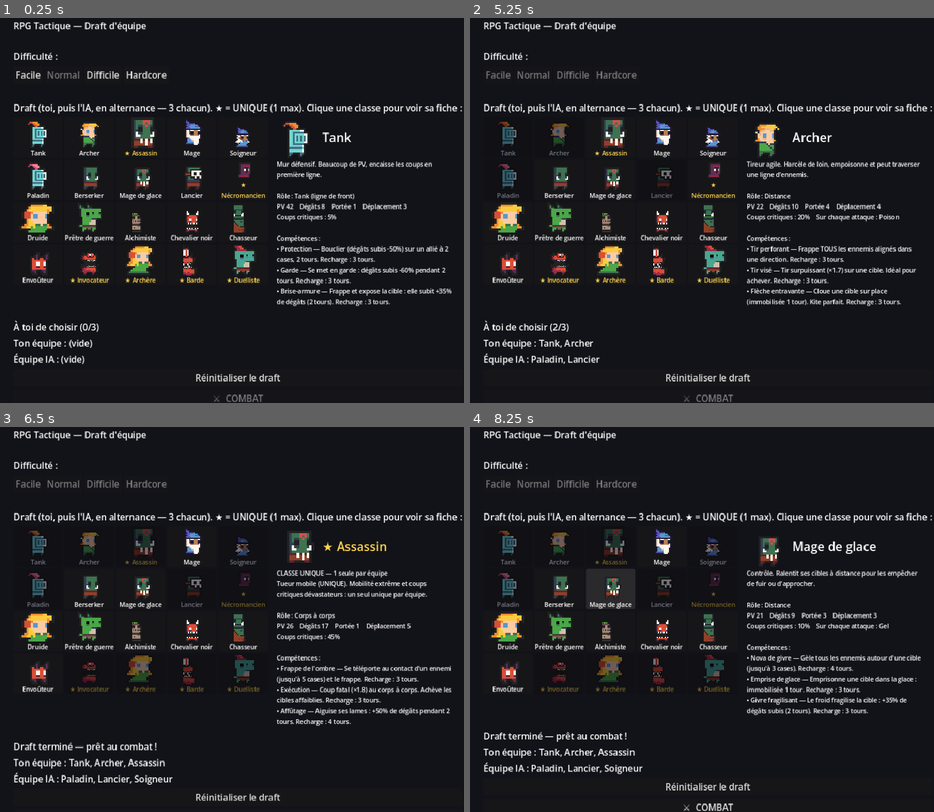
Above: before the commit, frames 1-4 (two rows, left to right).
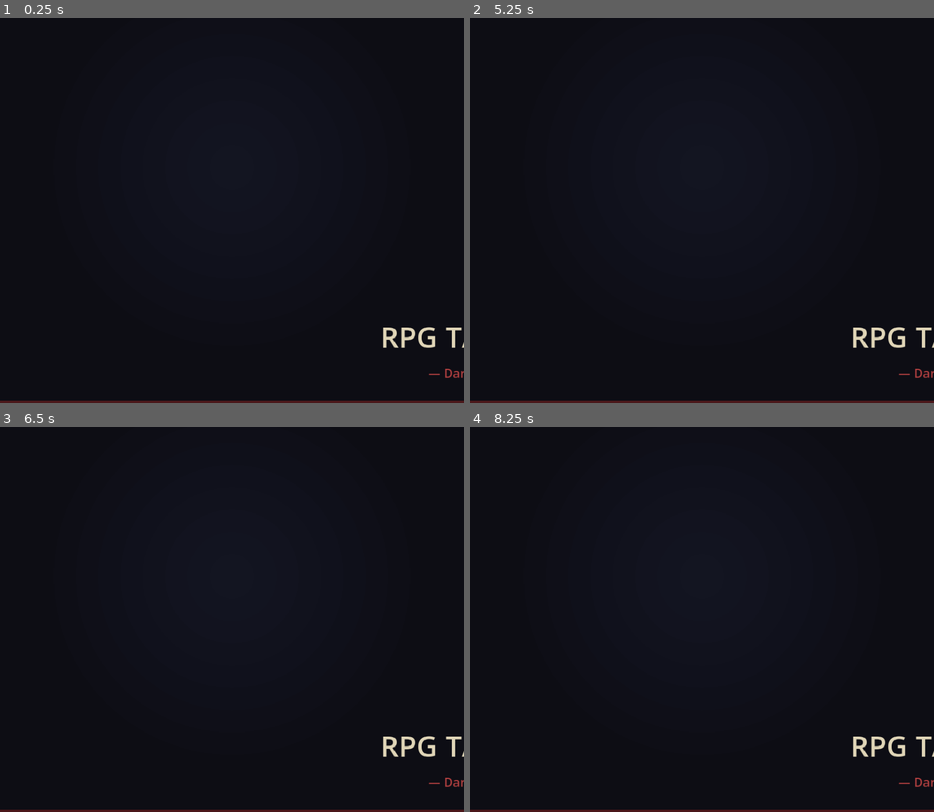
Above: after the commit, the same moments.

Repository: bodji27200-web/mon-jeux-video-
Game: Godot game, scene res://Title.tscn
Same seed, same stepped clock (60 frames per second), same inputs: the game is played once before the commit and once after it. Before the commit the project starts from res://TeamSelect.tscn.
Inputs (mouse positions are in pixels of both pictures, inside the frame that each line leads up to):
- Up to frame 1 (0.25 s): no input
- Up to frame 2 (5.25 s): click (497, 75) at 0.5 s, where only the run before the commit has a clickable "Facile"; click (534, 75) at 1.25 s, where only the run before the commit has a clickable "Normal"; click (572, 75) at 2 s, where only the run before the commit has a clickable "Difficile"; click (534, 75) at 2.75 s, where only the run before the commit has a clickable "Normal"; click (618, 75) at 3.5 s, where only the run before the commit has a clickable "Hardcore"; click (507, 137) at 4.27 s; click (558, 137) at 5.02 s
- Up to frame 3 (6.5 s): click (139, 546) at 5.77 s
- Up to frame 4 (8.25 s): click (660, 546) at 6.52 s; click (558, 588) at 7.27 s; click (609, 588) at 8.02 s

The runs differ from the first frame. In frame 1, 11% of the frame differs, in the area x 0-100%, y 0-100%; in frame 2, 11%; in frame 3, 11%; in frame 4, 12%.

Commit message:
Écran-titre + réglages audio (volumes Master/Musique/Effets)
- Title.gd/.tscn : nouvel écran d'accueil (scène de démarrage) avec titre
  stylisé, boutons Jouer / Réglages / Quitter, fond dessiné (aucun asset).
- Panneau Réglages intégré : 3 sliders de volume pilotés en direct via
  l'AudioServer, persistés dans user://settings.cfg.
- default_bus_layout.tres : bus Master / Music / SFX (prêts pour les sons).
- GameData : chargement/sauvegarde des réglages + application au démarrage.
- TeamSelect : bouton "← Menu principal" pour revenir à l'accueil.

Flux : Title → TeamSelect → Combat → (Menu/Rejouer).

Diff:
--- a/GameData.gd
+++ b/GameData.gd
@@ -444,3 +444,39 @@
 var difficulty := "normal"
 var player_team: Array = ["tank"]
 var ai_team: Array = ["archer"]
+
+# --- Réglages audio (persistés dans user://settings.cfg) ---
+# Volumes 0.0 → 1.0 par bus, convertis en dB et appliqués à l'AudioServer.
+const SETTINGS_PATH := "user://settings.cfg"
+var volumes := {"Master": 0.9, "Music": 0.7, "SFX": 1.0}
+
+
+func _ready() -> void:
+	load_settings()
+	for bus in volumes:
+		apply_volume(bus, float(volumes[bus]))
+
+
+# Applique un volume linéaire (0..1) au bus nommé (mute total si <= 0).
+func apply_volume(bus_name: String, v: float) -> void:
+	volumes[bus_name] = v
+	var idx := AudioServer.get_bus_index(bus_name)
+	if idx < 0:
+		return
+	AudioServer.set_bus_mute(idx, v <= 0.001)
+	AudioServer.set_bus_volume_db(idx, linear_to_db(clampf(v, 0.0001, 1.0)))
+
+
+func save_settings() -> void:
+	var cfg := ConfigFile.new()
+	for bus in volumes:
+		cfg.set_value("audio", bus, volumes[bus])
+	cfg.save(SETTINGS_PATH)
+
+
+func load_settings() -> void:
+	var cfg := ConfigFile.new()
+	if cfg.load(SETTINGS_PATH) != OK:
+		return
+	for bus in volumes:
+		volumes[bus] = float(cfg.get_value("audio", bus, volumes[bus]))
--- a/TeamSelect.gd
+++ b/TeamSelect.gd
@@ -104,6 +104,11 @@
 	root.add_child(_team_label)
 	_ai_label = Label.new()
 	root.add_child(_ai_label)
+
+	var menu_btn := Button.new()
+	menu_btn.text = "← Menu principal"
+	menu_btn.pressed.connect(func(): get_tree().change_scene_to_file("res://Title.tscn"))
+	root.add_child(menu_btn)
 
 	var reset := Button.new()
 	reset.text = "Réinitialiser le draft"
--- /dev/null
+++ b/Title.gd
@@ -0,0 +1,144 @@
+extends Control
+
+# Écran-titre : titre stylisé, boutons Jouer / Réglages / Quitter, et un panneau
+# de réglages (volumes Master / Musique / Effets) en superposition. Tout est
+# construit en code (aucun asset externe), cohérent avec le reste du projet.
+
+const BUS_LABELS := {"Master": "Volume général", "Music": "Musique", "SFX": "Effets"}
+
+var _settings_panel: PanelContainer
+
+
+func _ready() -> void:
+	set_anchors_preset(Control.PRESET_FULL_RECT)
+	_build_menu()
+	_build_settings()
+
+
+# --- Fond dessiné (dégradé sombre + quelques runes) ---
+func _draw() -> void:
+	var s := size
+	draw_rect(Rect2(Vector2.ZERO, s), Color(0.05, 0.05, 0.08))
+	# Halo central froid.
+	for i in range(8, 0, -1):
+		var r := float(i) / 8.0
+		draw_circle(s * Vector2(0.5, 0.40), 320.0 * r,
+				Color(0.12, 0.14, 0.22, 0.06))
+	# Liseré bas.
+	draw_rect(Rect2(0, s.y - 4, s.x, 4), Color(0.45, 0.12, 0.12, 0.6))
+
+
+func _build_menu() -> void:
+	var center := VBoxContainer.new()
+	center.set_anchors_preset(Control.PRESET_CENTER)
+	center.alignment = BoxContainer.ALIGNMENT_CENTER
+	center.add_theme_constant_override("separation", 14)
+	center.position = Vector2(size.x * 0.5 - 150, size.y * 0.28)
+	center.custom_minimum_size = Vector2(300, 0)
+	add_child(center)
+
+	var title := Label.new()
+	title.text = "RPG TACTIQUE"
+	title.horizontal_alignment = HORIZONTAL_ALIGNMENT_CENTER
+	title.add_theme_font_size_override("font_size", 52)
+	title.add_theme_color_override("font_color", Color(0.88, 0.84, 0.72))
+	center.add_child(title)
+
+	var sub := Label.new()
+	sub.text = "— Dark Fantasy —"
+	sub.horizontal_alignment = HORIZONTAL_ALIGNMENT_CENTER
+	sub.add_theme_font_size_override("font_size", 22)
+	sub.add_theme_color_override("font_color", Color(0.70, 0.25, 0.25))
+	center.add_child(sub)
+
+	var spacer := Control.new()
+	spacer.custom_minimum_size = Vector2(0, 24)
+	center.add_child(spacer)
+
+	center.add_child(_menu_button("⚔  Jouer", _on_play))
+	center.add_child(_menu_button("⚙  Réglages", _on_settings))
+	center.add_child(_menu_button("✕  Quitter", _on_quit))
+
+
+func _menu_button(text: String, cb: Callable) -> Button:
+	var b := Button.new()
+	b.text = text
+	b.custom_minimum_size = Vector2(300, 48)
+	b.focus_mode = Control.FOCUS_NONE
+	b.add_theme_font_size_override("font_size", 22)
+	b.pressed.connect(cb)
+	return b
+
+
+# --- Panneau de réglages (superposition, caché par défaut) ---
+func _build_settings() -> void:
+	_settings_panel = PanelContainer.new()
+	_settings_panel.set_anchors_preset(Control.PRESET_CENTER)
+	_settings_panel.custom_minimum_size = Vector2(420, 0)
+	_settings_panel.position = Vector2(size.x * 0.5 - 210, size.y * 0.30)
+	_settings_panel.visible = false
+	add_child(_settings_panel)
+
+	var vb := VBoxContainer.new()
+	vb.add_theme_constant_override("separation", 12)
+	_settings_panel.add_child(vb)
+
+	var head := Label.new()
+	head.text = "Réglages — Audio"
+	head.add_theme_font_size_override("font_size", 26)
+	vb.add_child(head)
+
+	for bus in ["Master", "Music", "SFX"]:
+		vb.add_child(_volume_row(bus))
+
+	var back := Button.new()
+	back.text = "Retour"
+	back.custom_minimum_size = Vector2(0, 42)
+	back.focus_mode = Control.FOCUS_NONE
+	back.pressed.connect(func():
+		GameData.save_settings()
+		_settings_panel.visible = false)
+	vb.add_child(back)
+
+
+# Une ligne : libellé + slider 0..100 % piloté en direct.
+func _volume_row(bus: String) -> HBoxContainer:
+	var row := HBoxContainer.new()
+	row.add_theme_constant_override("separation", 12)
+	var lbl := Label.new()
+	lbl.text = str(BUS_LABELS[bus])
+	lbl.custom_minimum_size = Vector2(150, 0)
+	lbl.add_theme_font_size_override("font_size", 18)
+	row.add_child(lbl)
+
+	var slider := HSlider.new()
+	slider.min_value = 0.0
+	slider.max_value = 1.0
+	slider.step = 0.01
+	slider.value = float(GameData.volumes.get(bus, 1.0))
+	slider.custom_minimum_size = Vector2(200, 24)
+	slider.size_flags_vertical = Control.SIZE_SHRINK_CENTER
+
+	var pct := Label.new()
+	pct.custom_minimum_size = Vector2(50, 0)
+	pct.add_theme_font_size_override("font_size", 18)
+	pct.text = "%d%%" % int(slider.value * 100)
+
+	slider.value_changed.connect(func(v):
+		GameData.apply_volume(bus, v)
+		pct.text = "%d%%" % int(v * 100))
+	row.add_child(slider)
+	row.add_child(pct)
+	return row
+
+
+func _on_play() -> void:
+	get_tree().change_scene_to_file("res://TeamSelect.tscn")
+
+
+func _on_settings() -> void:
+	_settings_panel.visible = true
+
+
+func _on_quit() -> void:
+	get_tree().quit()
--- /dev/null
+++ b/Title.tscn
@@ -0,0 +1,8 @@
+[gd_scene load_steps=2 format=3]
+
+[ext_resource type="Script" path="res://Title.gd" id="1"]
+
+[node name="Title" type="Control"]
+layout_mode = 3
+anchors_preset = 15
+script = ExtResource("1")
--- /dev/null
+++ b/default_bus_layout.tres
@@ -0,0 +1,21 @@
+[gd_resource type="AudioBusLayout" format=3]
+
+[resource]
+bus/0/name = &"Master"
+bus/0/solo = false
+bus/0/mute = false
+bus/0/bypass_fx = false
+bus/0/volume_db = 0.0
+bus/0/send = &"Master"
+bus/1/name = &"Music"
+bus/1/solo = false
+bus/1/mute = false
+bus/1/bypass_fx = false
+bus/1/volume_db = 0.0
+bus/1/send = &"Master"
+bus/2/name = &"SFX"
+bus/2/solo = false
+bus/2/mute = false
+bus/2/bypass_fx = false
+bus/2/volume_db = 0.0
+bus/2/send = &"Master"
--- a/project.godot
+++ b/project.godot
@@ -15,7 +15,7 @@
 [application]
 
 config/name="RPG Tactique Dark Fantasy"
-run/main_scene="res://TeamSelect.tscn"
+run/main_scene="res://Title.tscn"
 config/features=PackedStringArray("4.6")
 
 [autoload]
